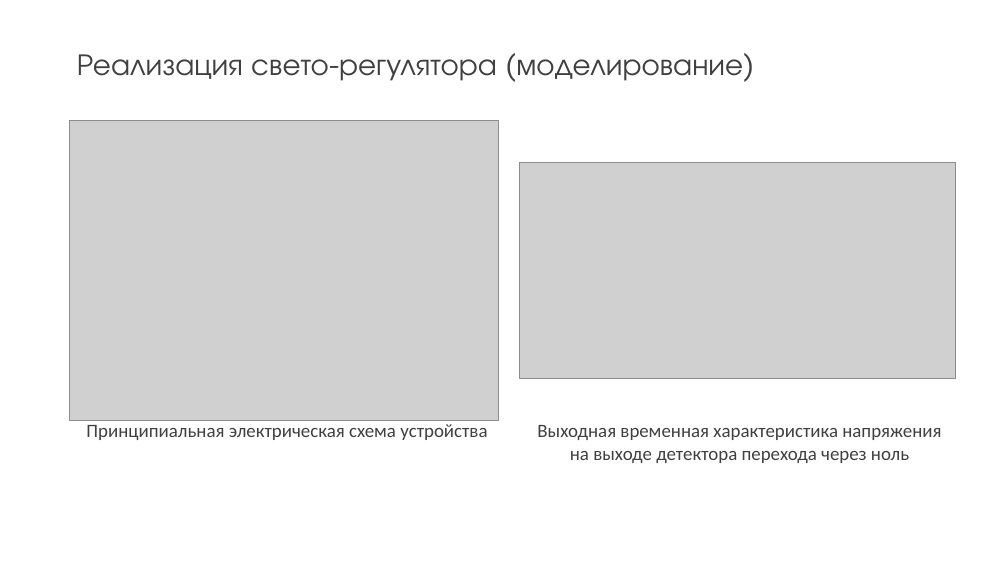
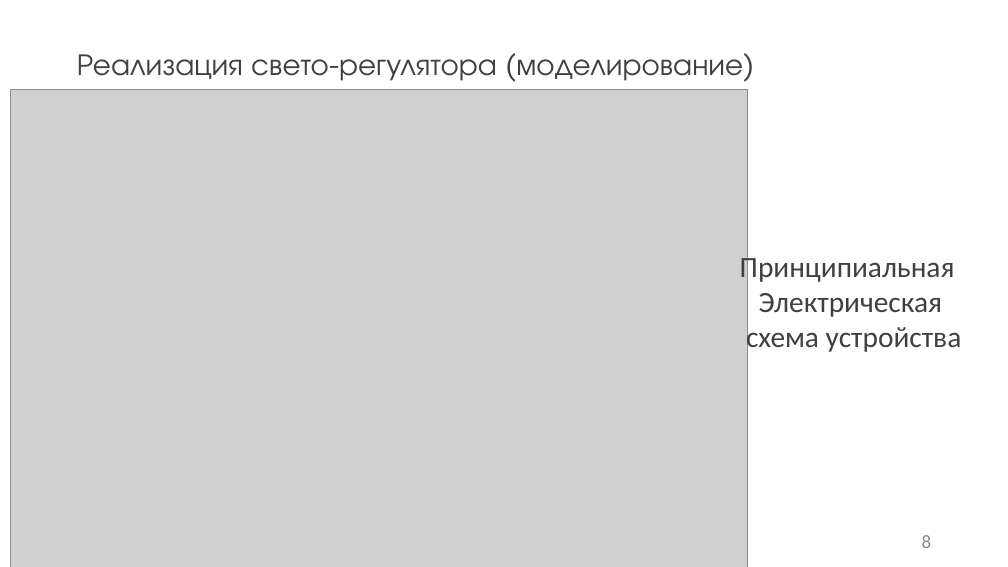
Before and after one commit to kaf3/dimmer, a slide deck: slide 8 of Презентация1.pptx (slide 9 before the commit). Drawn at 1008x567 pixels with LibreOffice and Linux fonts; fonts in the diff are those of the drawing; grey boxes stand for pictures. Boxes give left, top, right and bottom in pixels: in the first picture for what was removed or moved away, otherwise in the second. Text is boxed around its words. In the diff, an @@ line names an element or a change of style, - is before the commit and + after.

```diff
--- a/Презентация1.pptx
+++ b/Презентация1.pptx
@@ picture resized from (x1=70, y1=120, x2=498, y2=420) to (x1=11, y1=89, x2=748, y2=567) @@
@@ picture removed at (x1=520, y1=163, x2=956, y2=379) @@
@@ text at (x1=740, y1=252, x2=962, y2=355): text changed; size 18 to 28 pt @@
-Принципиальная электрическая схема устройства
+Принципиальная
+Электрическая
+схема устройства
@@ text removed at (x1=537, y1=425, x2=941, y2=463) @@
-Выходная временная характеристика напряжения на выходе детектора перехода через ноль
@@ page number added at (x1=922, y1=535, x2=932, y2=548), 18 pt, text #8C8C8C @@
+8
```
Also in this commit, not shown: 7 other slides changed, 3 slides added, 4 slides removed, 15 other files.
